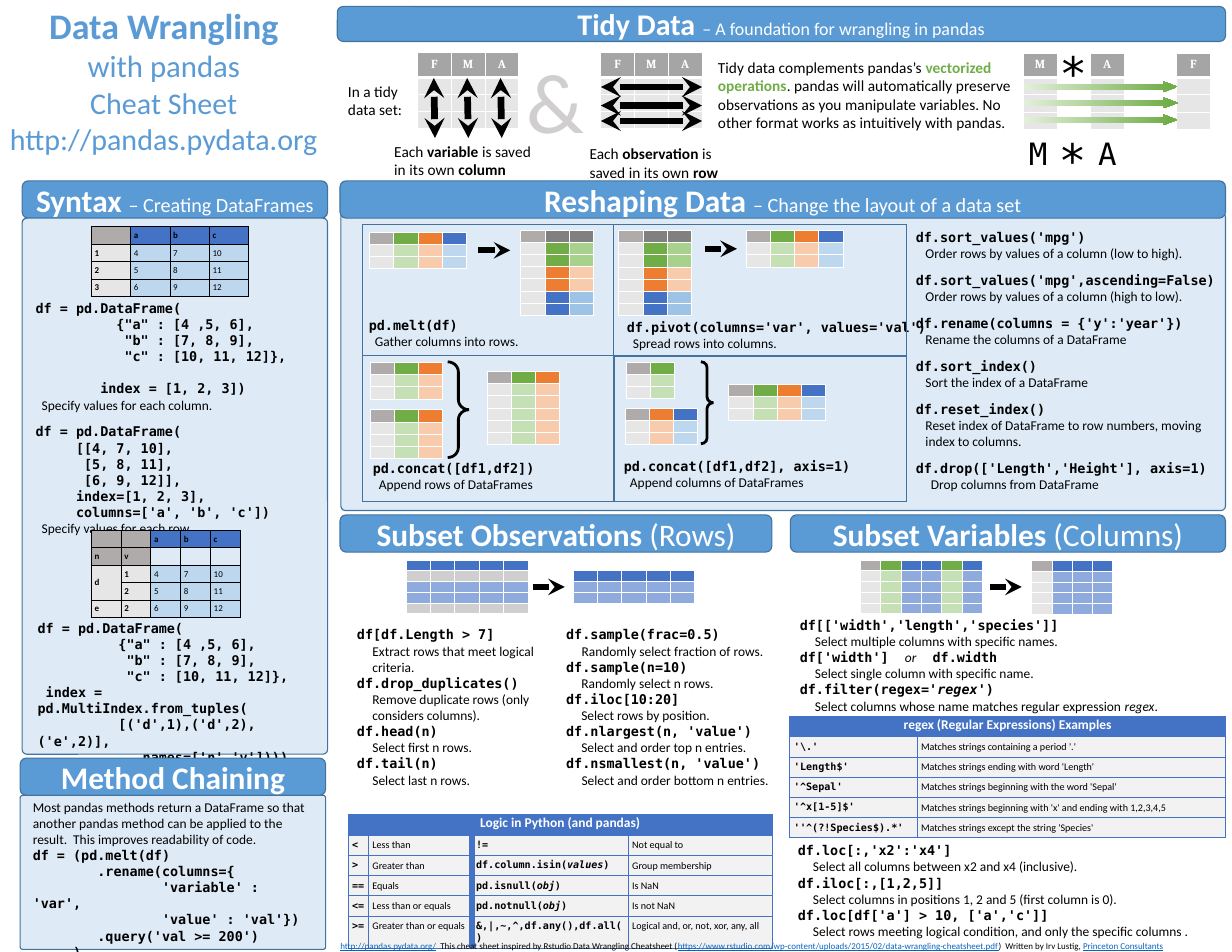
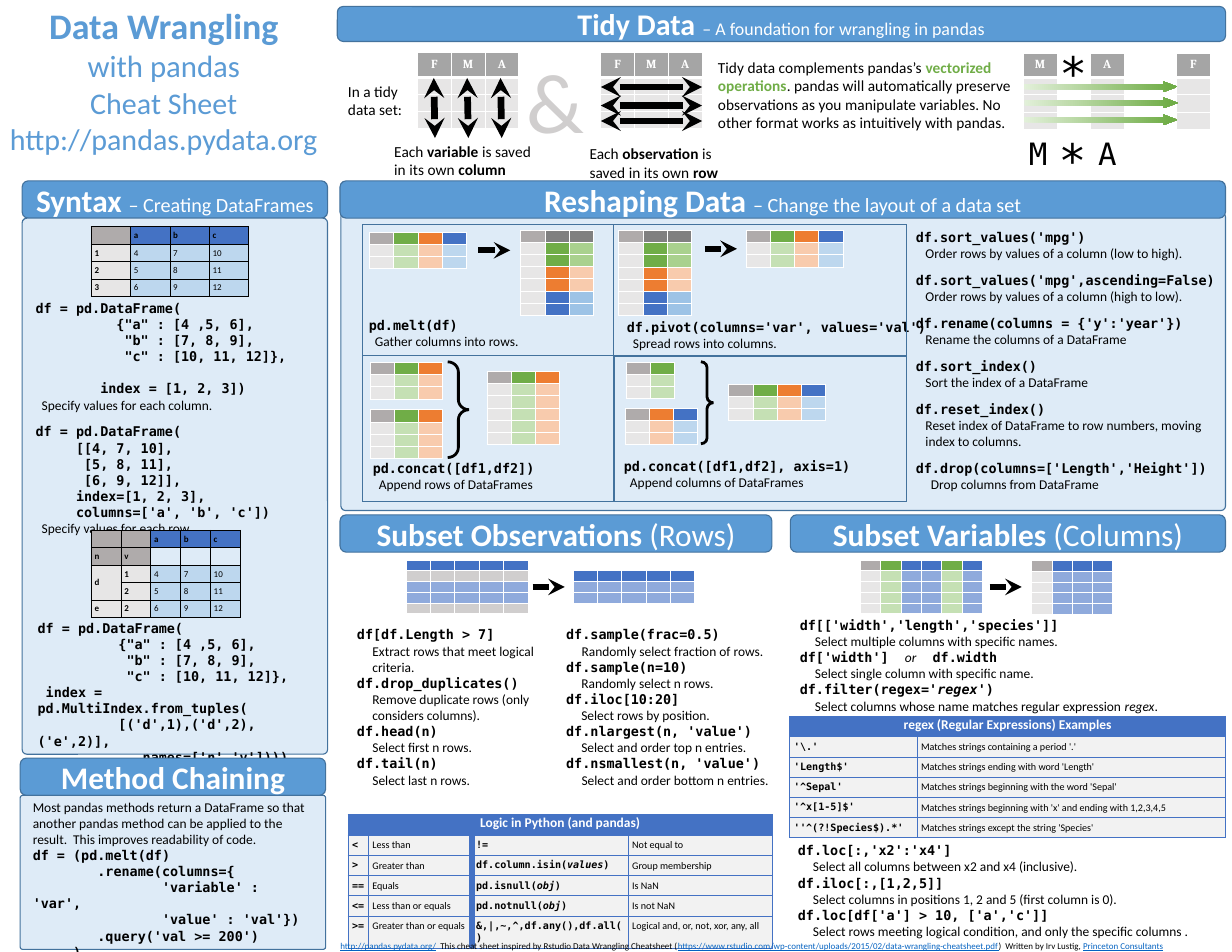
Before and after one commit to romnickmendozaramos-lab/transaction_data_processing, a slide deck: slide 1 of doc/cheatsheet/Pandas_Cheat_Sheet.pptx. Drawn at 1232x952 pixels with LibreOffice and Linux fonts; fonts in the diff are those of the drawing. Boxes give left, top, right and bottom in pixels: in the first picture for what was removed or moved away, otherwise in the second. Text is boxed around its words. In the diff, an @@ line names an element or a change of style, - is before the commit and + after.

```diff
--- a/doc/cheatsheet/Pandas_Cheat_Sheet.pptx
+++ b/doc/cheatsheet/Pandas_Cheat_Sheet.pptx
@@ text at (916, 317, 1207, 476): text changed @@
-df.drop(['Length','Height'], axis=1)
+df.drop(columns=['Length','Height'])
```
Also in this commit, not shown: 1 other slide changed, 2 other files.
